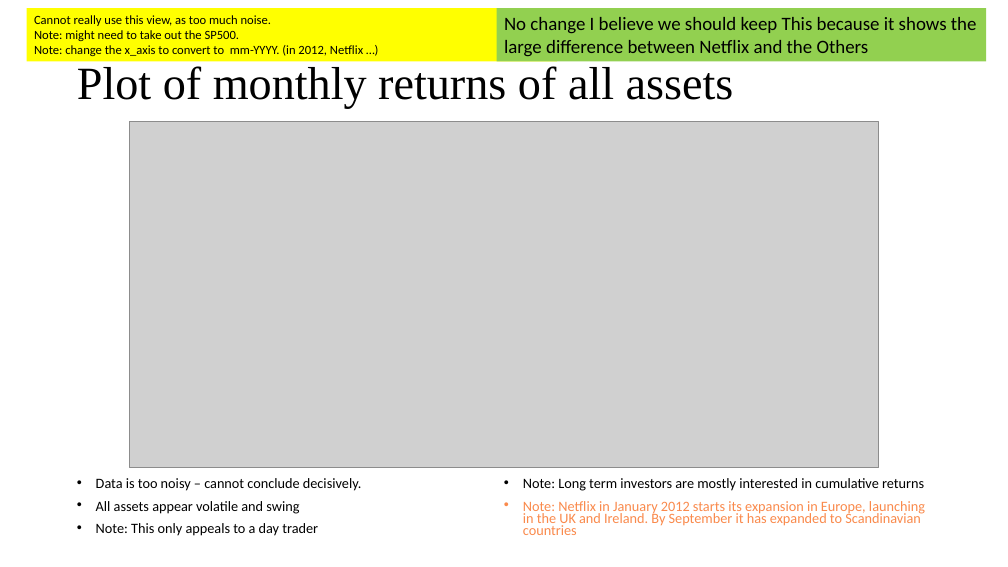
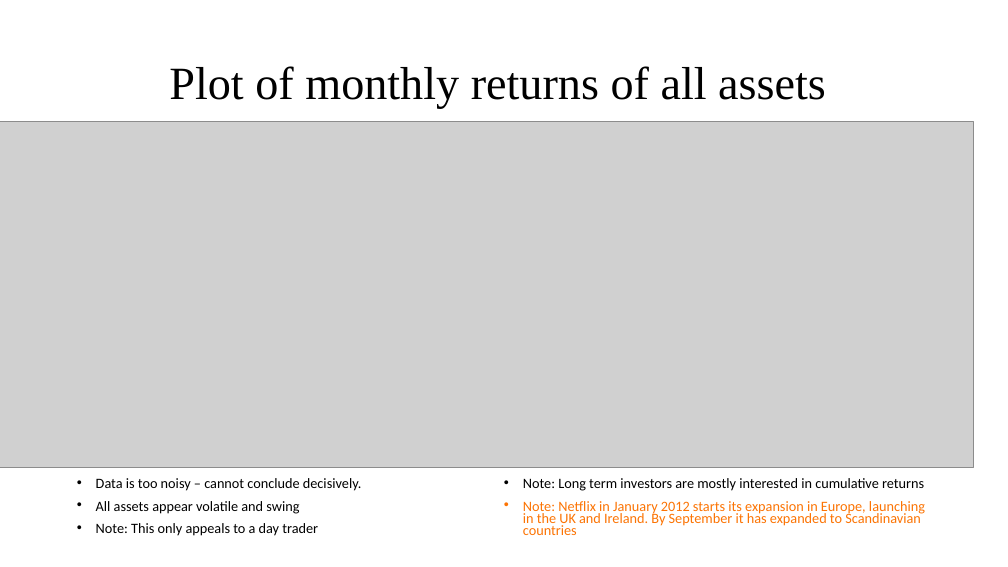
Before and after one commit to claybeaver/Group9_Project1, a slide deck: slide 5 of Final_Presentation.pptx. Drawn at 1008x567 pixels with LibreOffice and Linux fonts; fonts in the diff are those of the drawing; grey boxes stand for pictures. Boxes give left, top, right and bottom in pixels: in the first picture for what was removed or moved away, otherwise in the second. Text is boxed around its words. In the diff, an @@ line names an element or a change of style, - is before the commit and + after.

Commit message:
Worked on Final_Presentation.pptx, added new images

```diff
--- a/Final_Presentation.pptx
+++ b/Final_Presentation.pptx
@@ rectangle removed at (26, 8, 557, 62) @@
-Cannot really use this view, as too much noise.
-Note: might need to take out the SP500.
-Note: change the x_axis to convert to mm-YYYY. (in 2012, Netflix …)
@@ rectangle removed at (497, 8, 987, 62) @@
-No change I believe we should keep This because it shows the large difference between Netflix and the Others
@@ title "Plot of monthly returns of ..." at (169, 66, 826, 109): alignment left to centre @@
@@ picture: place and size @@
-picture at (129, 122, 879, 468)
+picture at (0, 122, 974, 468)
@@ text at (523, 501, 925, 535): text colour #FA8A4C to #FC7404 in "Note: Netflix in January 2012 starts its ..." @@
```
Also in this commit, not shown: 10 other slides changed, 1 slide added, 1 slide removed, 4 other files.
